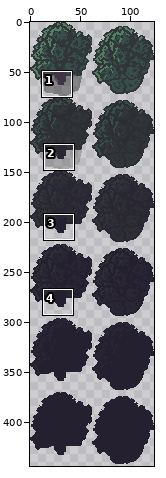
Two states of a sprite sheet, resources/pngs/Tree.png. Above: a wide view before the commit, with the close-up outlined.
Close-up. Before the commit:
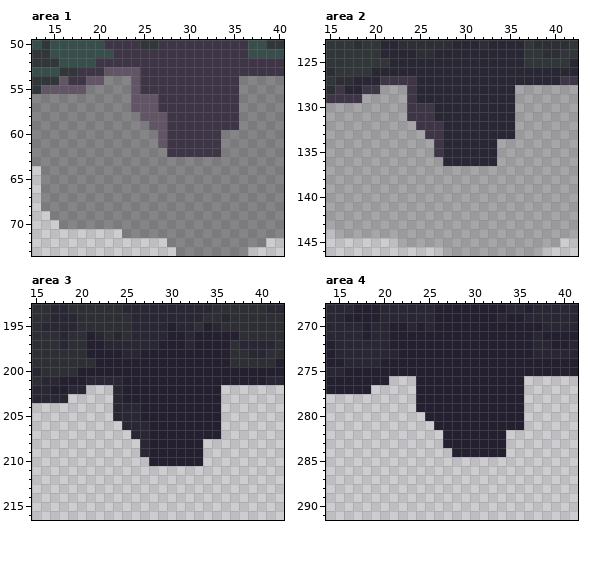
The file is 124x444 pixels. Pixels under 10% opacity are left out. Colours within 5 levels of each other are drawn and written as one. Shown: area 1: x 13..40, y 50..73; area 2: x 15..42, y 123..146; area 3: x 15..42, y 193..216; area 4: x 14..41, y 268..291. The commit also changed other parts of the picture, which this record leaves out.
Now the later version:
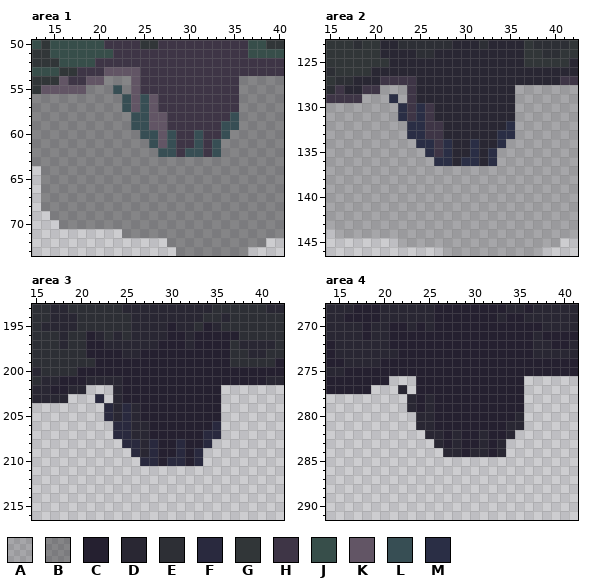
Palette (. is transparent): A #00000030  B #0000005a  C #252030  D #292733  E #2d2f35  F #29293e  G #313638  H #3e3546  J #374e4a  K #625565  L #374e54  M #2a2e45
The exact change:
Area 1:
y 55: x 22 B -> L
y 56..57: x 23 B -> L; x 25 K -> L
y 58: x 24..25 BK -> LL; x 35 H -> L
y 59: x 24..25 BB -> LL; x 34..35 HH -> LL
y 60: x 25..26 BB -> LL; x 28 H -> L; x 31 H -> L; x 34 B -> L
y 61: x 26 B -> L; x 28 H -> L; x 31 H -> L; x 33 H -> L
y 62: x 27..28 BH -> LL; x 30..31 HH -> LL; x 33 H -> L
Area 2:
y 129: x 22 A -> M
y 130..131: x 23 A -> M; x 25 H -> M
y 132: x 24..25 AH -> MM; x 35 D -> M
y 133: x 24..25 AA -> MM; x 34..35 DD -> MM
y 134: x 25..26 AA -> MM; x 28 D -> M; x 31 D -> M; x 34 A -> M
y 135: x 26 A -> M; x 28 D -> M; x 31 D -> M; x 33 D -> M
y 136: x 27..28 AD -> MM; x 30..31 DD -> MM; x 33 D -> M
Area 3:
y 203: x 22 . -> F
y 204..205: x 23 . -> F; x 25 D -> F
y 206: x 24..25 .D -> FF; x 35 C -> F
y 207: x 24..25 .. -> FF; x 34..35 CC -> FF
y 208: x 25..26 .. -> FF; x 28 C -> F; x 31 C -> F; x 34 . -> F
y 209: x 26 . -> F; x 28 C -> F; x 31 C -> F; x 33 C -> F
y 210: x 27..28 .C -> FF; x 30..31 CC -> FF; x 33 C -> F
Area 4:
y 277: x 22 . -> D
y 278..279: x 23 . -> D; x 25 C -> D
y 280: x 24..25 .C -> DD; x 35 C -> D
y 281: x 24..25 .. -> DD; x 34..35 CC -> DD
y 282: x 25..26 .. -> DD; x 28 C -> D; x 31 C -> D; x 34 . -> D
y 283: x 26 . -> D; x 28 C -> D; x 31 C -> D; x 33 C -> D
y 284: x 27..28 .C -> DD; x 30..31 CC -> DD; x 33 C -> D
